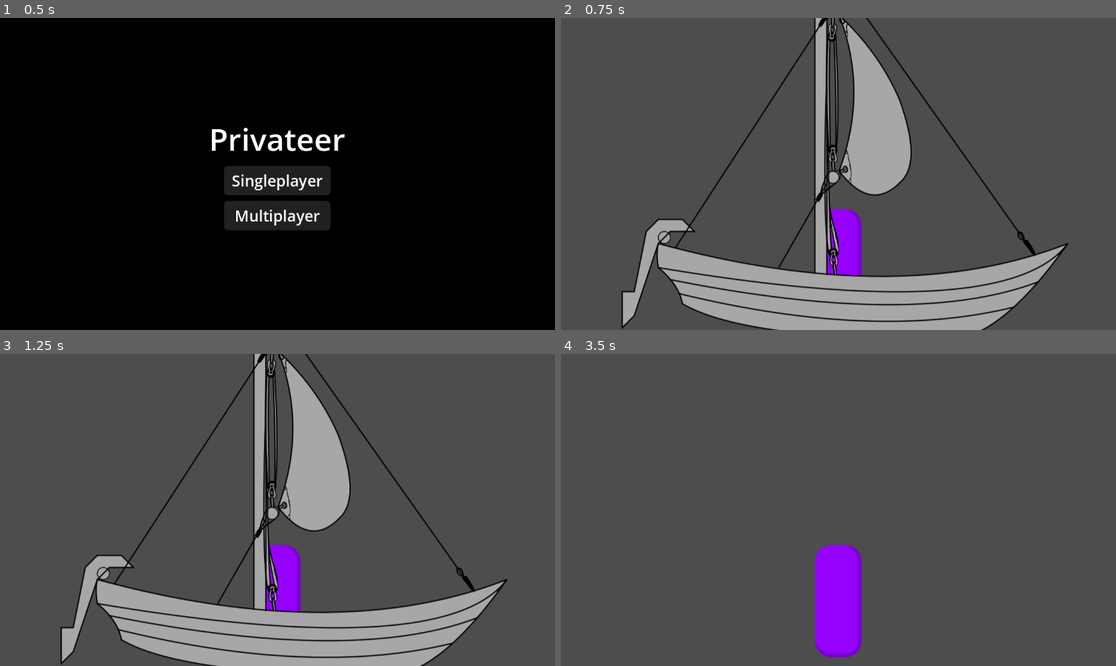
Above: before the commit, frames 1-4 (two rows, left to right).
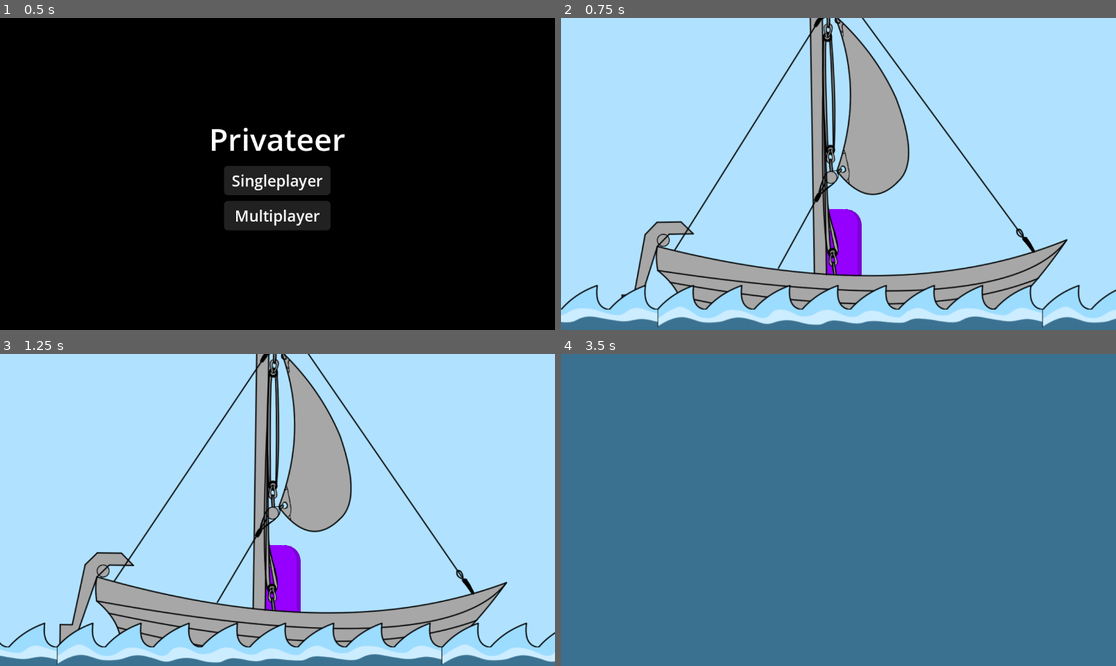
Above: after the commit, the same moments.

Repository: Changryy/Privateer
Game: Godot game, scene res://Game/Menu/Menu.tscn
Two runs of this game, one before a commit and one after it. Both use one fixed random seed, a clock stepped at 60 frames per second and the inputs below.
Inputs:
- Up to frame 1 (0.5 s): no input
- Up to frame 2 (0.75 s): click "Singleplayer" at 0.5 s
- Up to frame 3 (1.25 s): no input
- Up to frame 4 (3.5 s): hold D (right) 1.28-2.78 s; tap Space (jump) at 1.52, 2.27 s; hold A (left) from 2.78 s (still down)

Frame 1 is identical in both runs. In frame 2, 88% of the frame differs, in the area x 0-100%, y 0-100%; in frame 3, 87%; in frame 4, 100%.

Commit message:
Simple ship bobbing

Diff:
--- /dev/null
+++ b/Game/Global/Relay.gd
@@ -0,0 +1,19 @@
+extends Node
+
+
+
+
+@rpc("any_peer", "call_remote", "unreliable_ordered")
+func sync_player(position: Vector2, velocity: Vector2) -> void:
+	var player: Player = Sync.get_player_by_id(multiplayer.get_remote_sender_id())
+
+	if is_instance_valid(player):
+		player.sync(position, velocity)
+
+
+
+
+@rpc("any_peer", "call_remote", "unreliable_ordered")
+func sync_ship(rotation: float) -> void:
+	if is_instance_valid(World.ship):
+		World.ship.sync(rotation)
--- a/Game/Global/Sync/Sync.gd
+++ b/Game/Global/Sync/Sync.gd
@@ -18,6 +18,7 @@
 	multiplayer.peer_disconnected.connect(player_disconnected)
 	peer.create_server(PORT)
 	multiplayer.multiplayer_peer = peer
+	await World.load_world(World.get_data())
 	is_connected = true
 
 func is_server() -> bool:
@@ -29,7 +30,6 @@
 	if ip == "localhost": valid_ip = true
 	if ip.match("*?.?*"): valid_ip = true
 	if !valid_ip: return
-	print("Connecting")
 
 	peer.create_client(ip, PORT)
 	multiplayer.multiplayer_peer = peer
@@ -41,7 +41,6 @@
 
 @rpc("call_remote", "authority", "reliable")
 func connected(server_version: String, world_data: Dictionary) -> void:
-	print("Connected")
 	if server_version != VERSION:
 		peer.close()
 		return
@@ -66,20 +65,10 @@
 func loaded() -> void:
 	var player := Preloads.player.instantiate()
 	player.name = str(multiplayer.get_remote_sender_id())
-	player.global_position.y = -100
 	%Players.add_child(player)
 
 
 
 func singleplayer() -> void:
 	var player := Preloads.player.instantiate()
-	player.global_position.y = -100
 	%Players.add_child(player)
-
-
-@rpc("any_peer", "call_local", "unreliable_ordered")
-func sync_player(position: Vector2, velocity: Vector2) -> void:
-	var player := get_player_by_id(multiplayer.get_remote_sender_id())
-
-	if is_instance_valid(player):
-		player.sync(position, velocity)
--- a/Game/Global/World.gd
+++ b/Game/Global/World.gd
@@ -2,7 +2,9 @@
 
 
 var player: Player
+var ship: Ship
 
+var spawn_point: Vector2 = Vector2(0, -150)
 
 
 func get_data() -> Dictionary: return {}
--- a/Game/World/Main.tscn
+++ b/Game/World/Main.tscn
@@ -1,5 +1,6 @@
-[gd_scene load_steps=6 format=3 uid="uid://ydu4iqbf4i7i"]
-
+[gd_scene load_steps=13 format=3 uid="uid://ydu4iqbf4i7i"]
+
+[ext_resource type="Script" path="res://Game/World/Ship/Ship.gd" id="1_1deby"]
 [ext_resource type="Texture2D" uid="uid://5fb2bxhpfha5" path="res://Game/World/Ship/Dingy.png" id="1_jdn7e"]
 [ext_resource type="Texture2D" uid="uid://dqsgl7b4ohmgo" path="res://Game/World/Ocean/PrivateersConceptWater.png" id="2_l1nrt"]
 
@@ -12,6 +13,102 @@
 [sub_resource type="RectangleShape2D" id="RectangleShape2D_s58j4"]
 size = Vector2(155.419, 20)
 
+[sub_resource type="Animation" id="Animation_4u36l"]
+resource_name = "Test"
+length = 5.0
+loop_mode = 1
+tracks/0/type = "value"
+tracks/0/imported = false
+tracks/0/enabled = true
+tracks/0/path = NodePath("Polygon2D:position:x")
+tracks/0/interp = 1
+tracks/0/loop_wrap = true
+tracks/0/keys = {
+"times": PackedFloat32Array(0, 5),
+"transitions": PackedFloat32Array(1, 1),
+"update": 0,
+"values": [1450.0, 649.0]
+}
+
+[sub_resource type="Animation" id="Animation_7mei0"]
+length = 0.001
+tracks/0/type = "value"
+tracks/0/imported = false
+tracks/0/enabled = true
+tracks/0/path = NodePath("Polygon2D:position")
+tracks/0/interp = 1
+tracks/0/loop_wrap = true
+tracks/0/keys = {
+"times": PackedFloat32Array(0),
+"transitions": PackedFloat32Array(1),
+"update": 0,
+"values": [Vector2(1450, 27)]
+}
+
+[sub_resource type="AnimationLibrary" id="AnimationLibrary_i1e0x"]
+_data = {
+"RESET": SubResource("Animation_7mei0"),
+"Test": SubResource("Animation_4u36l")
+}
+
+[sub_resource type="Animation" id="Animation_olw34"]
+resource_name = "Test"
+length = 1.5
+loop_mode = 1
+tracks/0/type = "bezier"
+tracks/0/imported = false
+tracks/0/enabled = true
+tracks/0/path = NodePath(".:position:y")
+tracks/0/interp = 1
+tracks/0/loop_wrap = true
+tracks/0/keys = {
+"handle_modes": PackedInt32Array(3, 0, 0, 0),
+"points": PackedFloat32Array(-18, -0.0911303, 3, 0.0911303, -3, -25, -0.106674, 2, 0.212282, 0, -7, -0.213587, -2, 0.113913, -1, -18, -0.141589, 6, 1.06304, -141),
+"times": PackedFloat32Array(0, 0.4, 1.03091, 1.5)
+}
+tracks/1/type = "bezier"
+tracks/1/imported = false
+tracks/1/enabled = true
+tracks/1/path = NodePath(".:rotation_degrees")
+tracks/1/interp = 1
+tracks/1/loop_wrap = true
+tracks/1/keys = {
+"handle_modes": PackedInt32Array(0, 0, 0),
+"points": PackedFloat32Array(-1, -0.25, 0, 0.28763, 0, 1, -0.280248, 0, 0.280248, 0, -1, -0.25, 0, 0.25, 0),
+"times": PackedFloat32Array(0, 0.6387, 1.5)
+}
+
+[sub_resource type="Animation" id="Animation_q54v6"]
+length = 0.001
+tracks/0/type = "bezier"
+tracks/0/imported = false
+tracks/0/enabled = true
+tracks/0/path = NodePath(".:position:y")
+tracks/0/interp = 1
+tracks/0/loop_wrap = true
+tracks/0/keys = {
+"handle_modes": PackedInt32Array(0),
+"points": PackedFloat32Array(0, -0.25, 0, 0.25, 0),
+"times": PackedFloat32Array(0)
+}
+tracks/1/type = "bezier"
+tracks/1/imported = false
+tracks/1/enabled = true
+tracks/1/path = NodePath(".:rotation")
+tracks/1/interp = 1
+tracks/1/loop_wrap = true
+tracks/1/keys = {
+"handle_modes": PackedInt32Array(0),
+"points": PackedFloat32Array(0, -0.25, 0, 0.25, 0),
+"times": PackedFloat32Array(0)
+}
+
+[sub_resource type="AnimationLibrary" id="AnimationLibrary_0ipfr"]
+_data = {
+"RESET": SubResource("Animation_q54v6"),
+"Test": SubResource("Animation_olw34")
+}
+
 [node name="Root" type="Node2D"]
 metadata/_edit_horizontal_guides_ = []
 
@@ -19,7 +116,6 @@
 layer = -1
 
 [node name="ColorRect" type="ColorRect" parent="Background"]
-visible = false
 anchors_preset = 15
 anchor_right = 1.0
 anchor_bottom = 1.0
@@ -29,7 +125,10 @@
 
 [node name="Ship" type="AnimatableBody2D" parent="."]
 z_index = 10
+position = Vector2(0, -12.5736)
+rotation = 0.0135457
 collision_layer = 2
+script = ExtResource("1_1deby")
 
 [node name="CollisionShape2D" type="CollisionShape2D" parent="Ship"]
 position = Vector2(-30.2768, 41.667)
@@ -56,7 +155,6 @@
 texture = ExtResource("1_jdn7e")
 
 [node name="Polygon2D" type="Polygon2D" parent="."]
-visible = false
 z_index = 20
 position = Vector2(1450, 27)
 color = Color(0.230469, 0.445313, 0.566406, 1)
@@ -90,9 +188,39 @@
 region_enabled = true
 region_rect = Rect2(73.541, 767.445, 842.297, 169.104)
 
+[node name="PrivateersConceptWater6" type="Sprite2D" parent="Polygon2D"]
+z_index = -1
+position = Vector2(992, -32)
+texture = ExtResource("2_l1nrt")
+region_enabled = true
+region_rect = Rect2(73.541, 767.445, 842.297, 169.104)
+
+[node name="PrivateersConceptWater7" type="Sprite2D" parent="Polygon2D"]
+z_index = -1
+position = Vector2(1792, -32)
+texture = ExtResource("2_l1nrt")
+region_enabled = true
+region_rect = Rect2(73.541, 767.445, 842.297, 169.104)
+
 [node name="PrivateersConceptWater5" type="Sprite2D" parent="Polygon2D"]
 z_index = -1
 position = Vector2(-3009, -32)
 texture = ExtResource("2_l1nrt")
 region_enabled = true
 region_rect = Rect2(73.541, 767.445, 842.297, 169.104)
+
+[node name="Ocean" type="AnimationPlayer" parent="Polygon2D"]
+root_node = NodePath("../..")
+libraries = {
+"": SubResource("AnimationLibrary_i1e0x")
+}
+
+[node name="Node2D" type="RemoteTransform2D" parent="."]
+remote_path = NodePath("../Ship")
+update_scale = false
+
+[node name="Ship" type="AnimationPlayer" parent="Node2D"]
+speed_scale = 0.8
+libraries = {
+"": SubResource("AnimationLibrary_0ipfr")
+}
--- a/Game/World/Player/Player.gd
+++ b/Game/World/Player/Player.gd
@@ -12,6 +12,7 @@
 
 func _enter_tree() -> void:
 	if name.is_valid_int(): set_multiplayer_authority(name.to_int())
+	global_position = World.spawn_point
 
 
 func _ready() -> void:
@@ -33,7 +34,7 @@
 	move_and_slide()
 
 	if is_multiplayer_authority():
-		Sync.rpc(&"sync_player", position, velocity)
+		Relay.rpc(&"sync_player", position, velocity)
 
 	velocity.y += GRAVITY * delta
 
--- /dev/null
+++ b/Game/World/Ship/Ship.gd
@@ -0,0 +1,27 @@
+extends AnimatableBody2D
+class_name Ship
+
+
+
+var rotation_delta: float = 0
+var synced := false
+
+
+func _process(delta: float) -> void:
+	if !is_multiplayer_authority(): return
+	rotation_delta = fmod(rotation_delta + delta, 1.5)
+	Relay.rpc("sync_ship", rotation_delta)
+
+
+
+func sync(rot: float) -> void:
+	if synced: return
+	synced = true
+	rotation_delta = rot
+	$"../Node2D/Ship".seek(rot)
+
+
+
+func _ready() -> void:
+	$"../Node2D/Ship".play("Test")
+	$"../Polygon2D/Ocean".play("Test")
--- a/project.godot
+++ b/project.godot
@@ -21,6 +21,7 @@
 Preloads="*res://Game/Global/Preloads.gd"
 Sync="*res://Game/Global/Sync/Sync.tscn"
 World="*res://Game/Global/World.gd"
+Relay="*res://Game/Global/Relay.gd"
 
 [editor]
 
